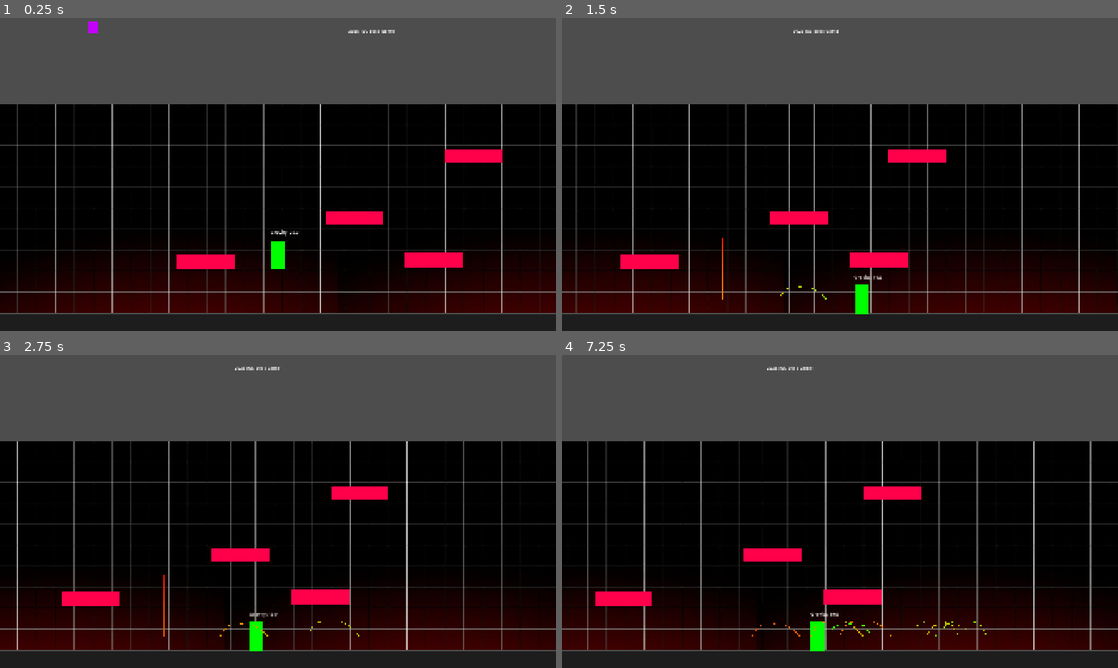
Above: before the commit, frames 1-4 (two rows, left to right).
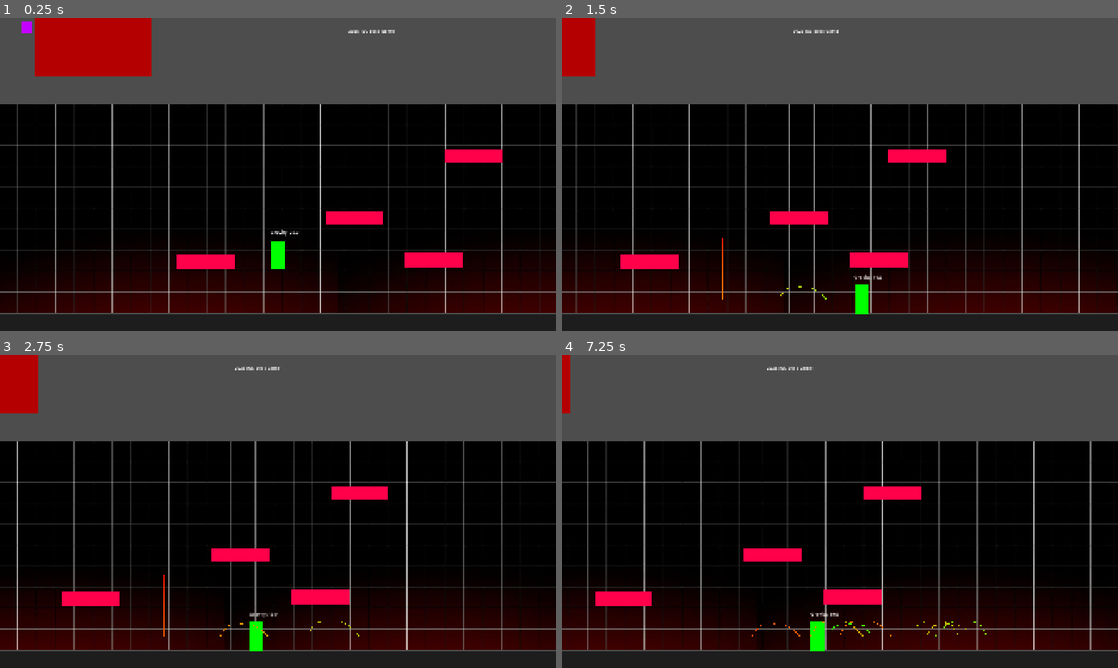
Above: after the commit, the same moments.

Repository: cmoll24/2025_IGC_Vela_Spark
Game: Godot game, scene res://src/main/main.tscn
Two runs of this game, one before a commit and one after it. Both use one fixed random seed, a clock stepped at 60 frames per second and the inputs below.
Inputs:
- Up to frame 1 (0.25 s): no input
- Up to frame 2 (1.5 s): hold C (dash) 0.53-1.28 s; hold Right (move_right) from 0.53 s (still down); tap Z (jump) at 0.77 s; tap C (dash) at 1.35 s
- Up to frame 3 (2.75 s): tap Z (jump) at 1.52 s; release Right (move_right) at 2.03 s; hold Left (move_left) from 2.03 s (still down); hold C (dash) from 2.03 s (still down)
- Up to frame 4 (7.25 s): release Left (move_left) at 2.78 s; release C (dash) at 2.78 s; hold Right (move_right) 2.78-4.28 s; tap C (dash) at 2.85, 4.35, 5.85 s; tap Z (jump) at 3.02, 3.77, 4.52, 6.02, 6.77 s; hold C (dash) 3.53-4.28 s; hold Left (move_left) 4.28-5.03 s; hold Right (move_right) 5.03-5.78 s; hold C (dash) 5.03-5.78 s; hold Left (move_left) from 5.78 s (still down); hold C (dash) from 6.53 s (still down)

The runs differ from the first frame. In frame 1, 4.0% of the frame differs, in the area x 3-28%, y 0-19%; in frame 2, 1.1%; in frame 3, 1.3%; in frame 4, 0.3%.

Commit message:
Added base for boss class

Diff:
--- /dev/null
+++ b/2025-igc-boss/src/boss/Boss.tscn
@@ -0,0 +1,19 @@
+[gd_scene load_steps=3 format=3 uid="uid://bl2j811r6vaa7"]
+
+[ext_resource type="Script" uid="uid://bddlppbo5a7i4" path="res://src/boss/boss.gd" id="1_rok3u"]
+
+[sub_resource type="RectangleShape2D" id="RectangleShape2D_xw3os"]
+size = Vector2(400, 400)
+
+[node name="Boss" type="CharacterBody2D"]
+script = ExtResource("1_rok3u")
+
+[node name="CollisionShape2D" type="CollisionShape2D" parent="."]
+shape = SubResource("RectangleShape2D_xw3os")
+
+[node name="ColorRect" type="ColorRect" parent="."]
+offset_left = -201.0
+offset_top = -202.0
+offset_right = 201.0
+offset_bottom = 200.0
+color = Color(0.7058824, 0, 0, 1)
--- /dev/null
+++ b/2025-igc-boss/src/boss/boss.gd
@@ -0,0 +1 @@
+extends CharacterBody2D
--- a/2025-igc-boss/src/levels/level1.tscn
+++ b/2025-igc-boss/src/levels/level1.tscn
@@ -1,10 +1,11 @@
-[gd_scene load_steps=10 format=3 uid="uid://k2nblcpnt072"]
+[gd_scene load_steps=11 format=3 uid="uid://k2nblcpnt072"]
 
 [ext_resource type="Texture2D" uid="uid://dgxkgog6itxut" path="res://assets/debug/debug_background.jpg" id="1_3o7sa"]
 [ext_resource type="Script" uid="uid://c5lrvtf7k18k6" path="res://src/levels/level_1.gd" id="1_ih7hf"]
 [ext_resource type="PackedScene" uid="uid://c6m2t238knjov" path="res://src/player/player.tscn" id="1_wyrbo"]
 [ext_resource type="PackedScene" uid="uid://bcib60i58xv64" path="res://src/obstacles/platforms/platform.tscn" id="3_ay5hh"]
 [ext_resource type="PackedScene" uid="uid://3m5kpxpyc6v2" path="res://src/enemies/enemy.tscn" id="4_ghtb1"]
+[ext_resource type="PackedScene" uid="uid://bl2j811r6vaa7" path="res://src/boss/Boss.tscn" id="6_bn18y"]
 
 [sub_resource type="RectangleShape2D" id="RectangleShape2D_3o7sa"]
 size = Vector2(4976, 100)
@@ -91,3 +92,5 @@
 width = 2.0
 default_color = Color(1, 0, 1, 1)
 gradient = SubResource("Gradient_ghtb1")
+
+[node name="Boss" parent="." instance=ExtResource("6_bn18y")]
Not shown, added: 2025-igc-boss/src/boss/boss.gd.uid
